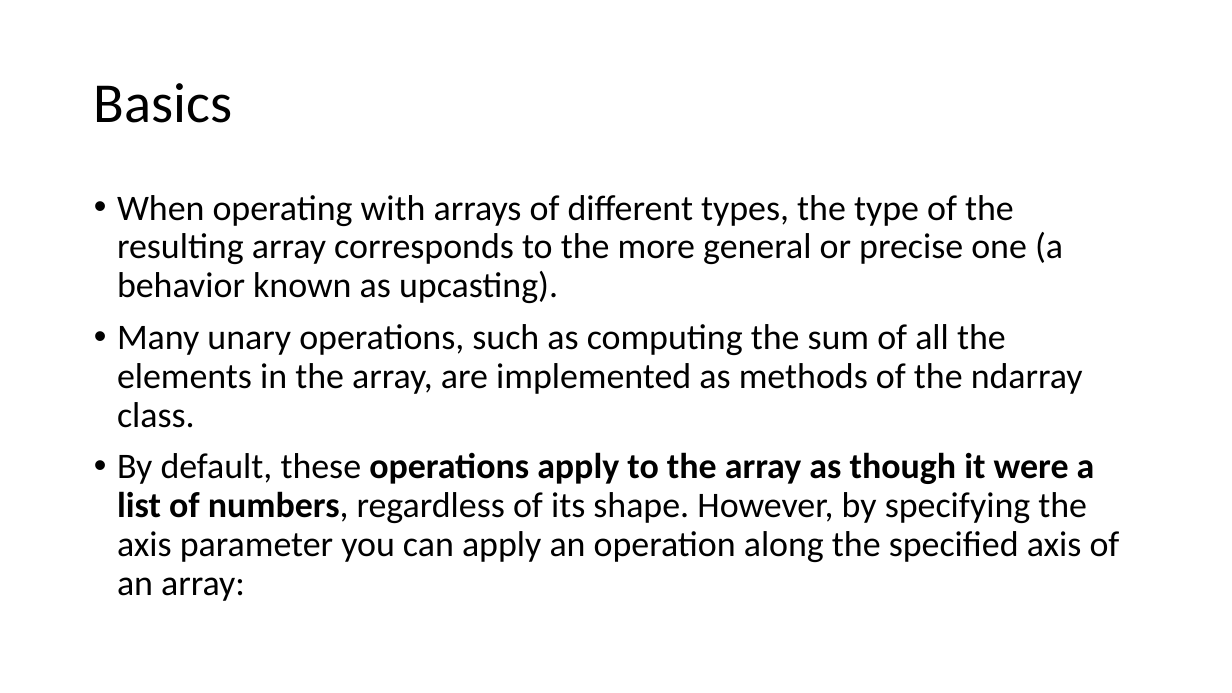
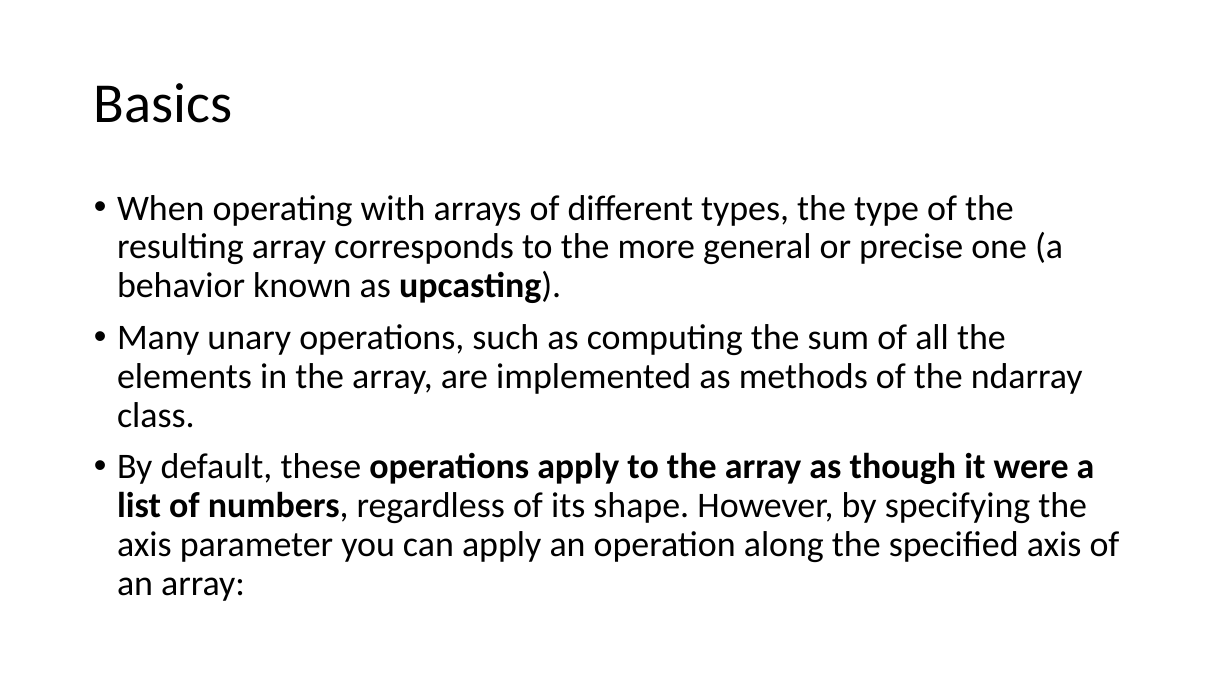
Before and after one commit to FranzGH/IoT_ML, a slide deck: slide 4 of Numpy.pptx. Drawn at 1232x693 pixels with LibreOffice and Linux fonts; fonts in the diff are those of the drawing. Boxes give left, top, right and bottom in pixels: in the first picture for what was removed or moved away, otherwise in the second. Text is boxed around its words. In the diff, an @@ line names an element or a change of style, - is before the commit and + after.

```diff
--- a/Numpy.pptx
+++ b/Numpy.pptx
@@ text at [117,195,1063,303]: bold on in "upcasting)." @@
```
Also in this commit, not shown: 5 other slides changed, 4 other files.
